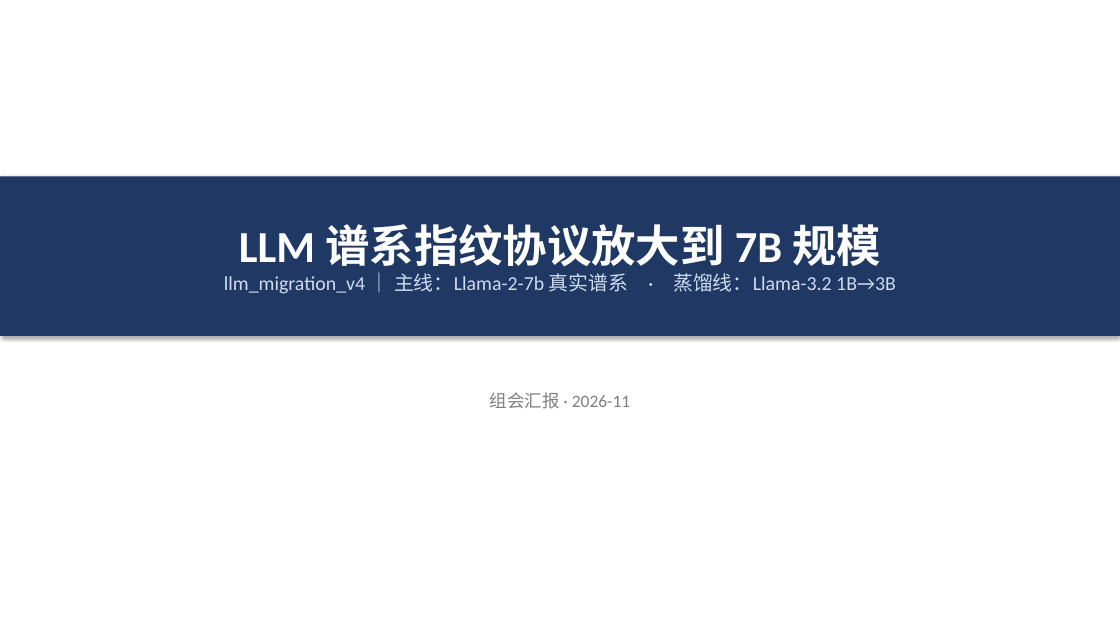
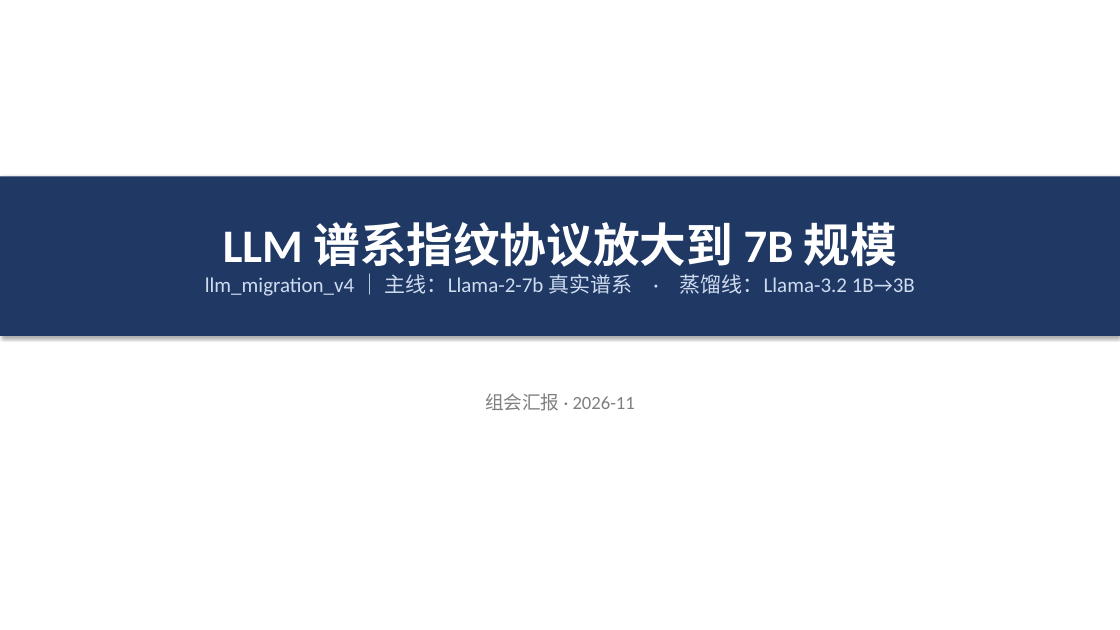
Before and after one commit to kyrie114/DiffIP, a slide deck: slide 1 of llm_migration_v4/汇报_v4_7B规模验证.pptx. Drawn at 1120x630 pixels with LibreOffice and Linux fonts; fonts in the diff are those of the drawing. Boxes give left, top, right and bottom in pixels: in the first picture for what was removed or moved away, otherwise in the second. Text is boxed around its words. In the diff, an @@ line names an element or a change of style, - is before the commit and + after.

```diff
--- a/llm_migration_v4/汇报_v4_7B规模验证.pptx
+++ b/llm_migration_v4/汇报_v4_7B规模验证.pptx
@@ rectangle "LLM 谱系指纹协议放大到 7B 规模" at [0, 176, 1120, 336]: size 38 to 40 pt in "LLM 谱系指纹协议放大到 7B 规模"; size 17 to 18 pt in "llm_migration_v4 ｜ 主线：Llama-2-7b 真实谱系 · 蒸馏线：Llama-3.2 1B→3B" @@
@@ text "组会汇报 · 2026-11" at [485, 393, 635, 411]: size 15 to 16 pt @@
```
Also in this commit, not shown: 11 other slides changed, 5 other files.
